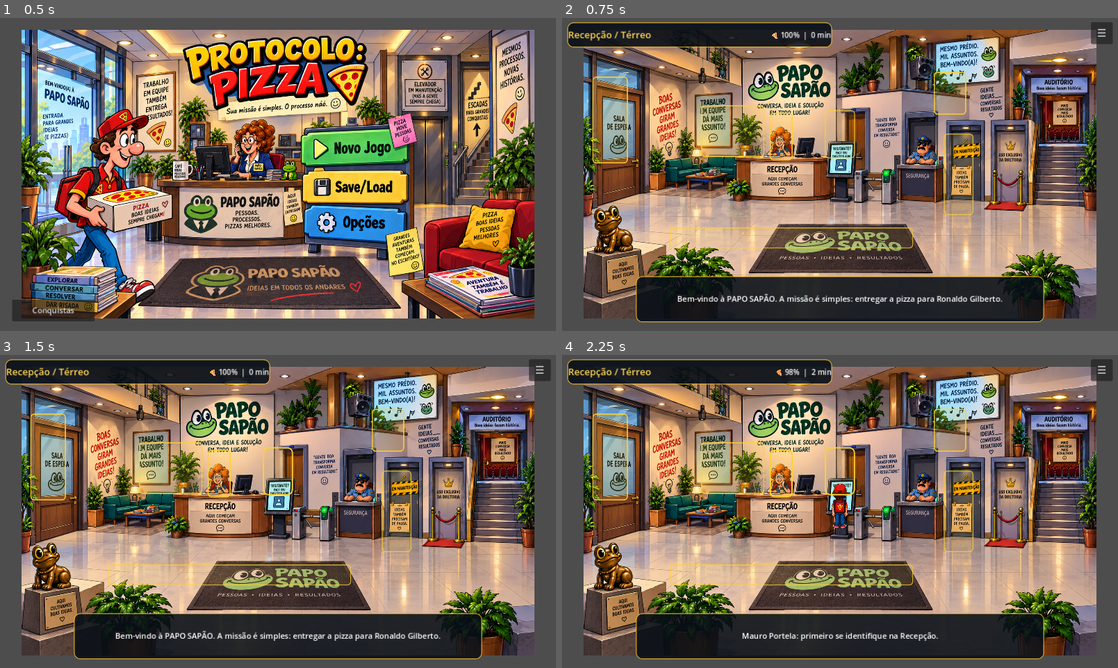
Above: before the commit, frames 1-4 (two rows, left to right).
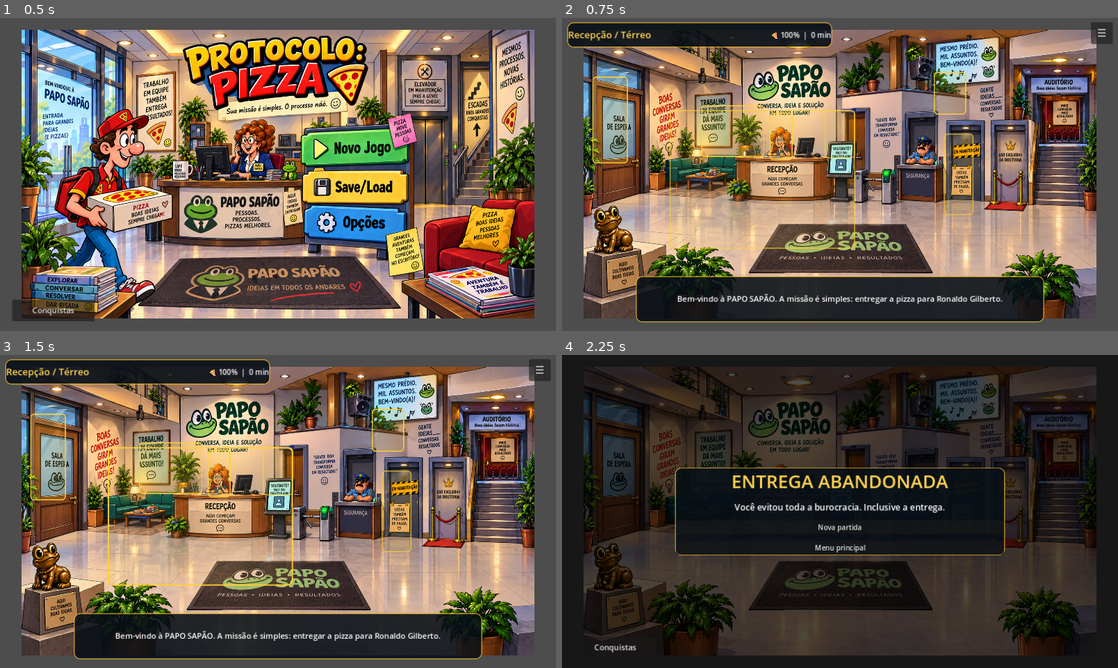
Above: after the commit, the same moments.

Repository: washincofer/protocolo-pizza
Game: Godot game, scene res://scenes/Main.tscn
The game is run twice, just before and just after one commit, with the same random seed, the same clock (stepped at 60 frames per second) and the same inputs.
Inputs (mouse positions are in pixels of both pictures, inside the frame that each line leads up to):
- Up to frame 1 (0.5 s): no input
- Up to frame 2 (0.75 s): click (917, 146) at 0.5 s
- Up to frame 3 (1.5 s): click (272, 458) at 1.27 s
- Up to frame 4 (2.25 s): click (834, 486) at 2.02 s

Frame 1 is identical in both runs. In frame 2, 0.6% of the frame differs, in the area x 19-64%, y 29-74%; in frame 3, 0.8%; in frame 4, 89%, in the area x 0-100%, y 0-100%.
Error in both runs: Attempted to free a locked object (calling or emitting). (res://scripts/main.gd:21)

Commit message:
Recalibra Recepção com limites medidos por cantos

Diff:
--- a/godot/scripts/hotspot_catalog.gd
+++ b/godot/scripts/hotspot_catalog.gd
@@ -51,15 +51,18 @@
 	"directorate": "Diretoria"
 }
 
+# Em áreas já calibradas, "bounds" preserva exatamente os quatro números
+# medidos pelo F3 no formato [X1, Y1, X2, Y2]. O DebugTools usa esses limites
+# como fonte autoritativa depois do enquadramento da imagem.
 const HOTSPOTS := {
 	"reception": [
-		{"label":"Balcão da Recepção","rect":[500,320,270,219],"action":"receptionist"},
-		{"label":"Sala de Espera","rect":[37,198,151,369],"action":"wait_sofa"},
-		{"label":"Totem Primeiro Cadastro","rect":[792,352,98,202],"action":"reception_totem"},
-		{"label":"Segurança","rect":[1027,340,129,205],"action":"security_desk"},
-		{"label":"Auditório","rect":[1492,178,138,182],"action":"auditorium"},
-		{"label":"Escadas","rect":[1535,440,126,347],"action":"reception_stairs"},
-		{"label":"Porta de Entrada","rect":[366,841,1038,89],"action":"reception_exit"}
+		{"label":"Balcão da Recepção","rect":[500,320,270,219],"bounds":[500,539,770,320],"action":"receptionist"},
+		{"label":"Sala de Espera","rect":[37,198,151,369],"bounds":[37,567,188,198],"action":"wait_sofa"},
+		{"label":"Totem Primeiro Cadastro","rect":[792,352,98,202],"bounds":[792,554,890,352],"action":"reception_totem"},
+		{"label":"Segurança","rect":[1027,340,129,205],"bounds":[1027,545,1156,340],"action":"security_desk"},
+		{"label":"Auditório","rect":[1492,178,138,182],"bounds":[1492,360,1630,178],"action":"auditorium"},
+		{"label":"Escadas","rect":[1535,440,126,347],"bounds":[1535,787,1661,440],"action":"reception_stairs"},
+		{"label":"Porta de Entrada","rect":[366,340,790,590],"bounds":[366,930,1156,340],"action":"reception_exit"}
 	],
 	"innovation": [
 		{"label":"Óculos VR","rect":[900,380,190,170],"action":"take_vr"},
